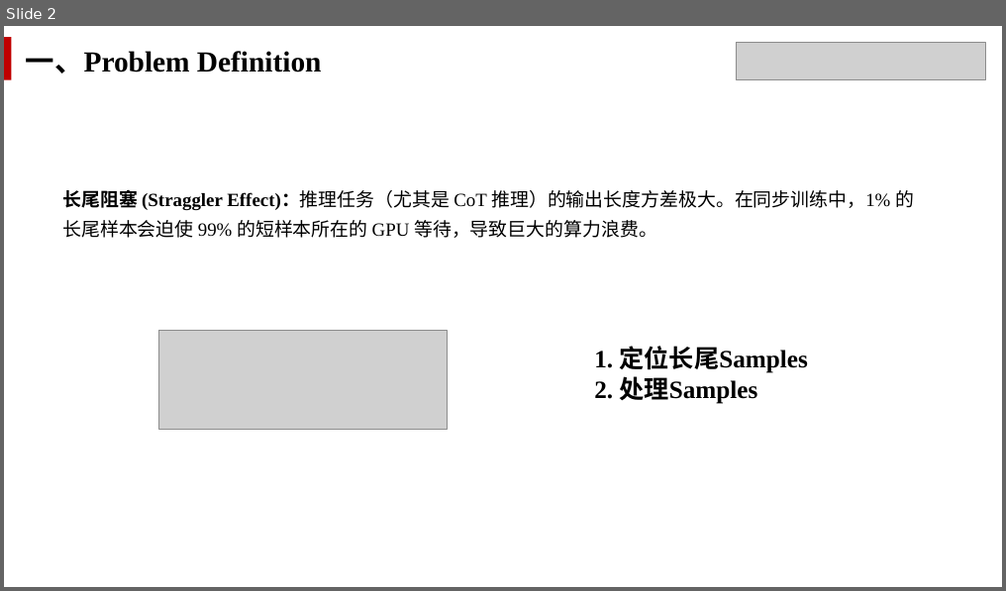
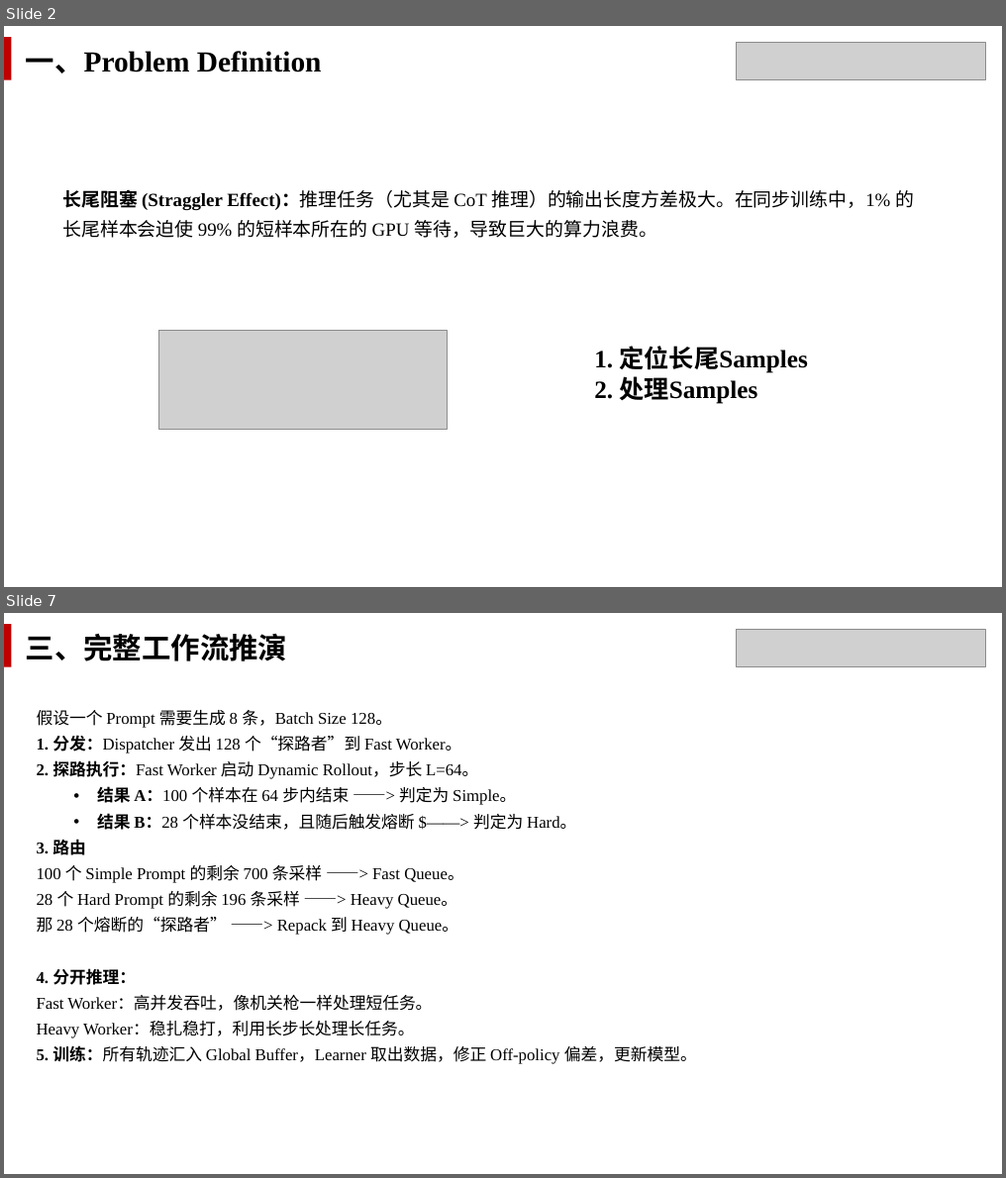
Before and after one commit to Watsontao/mindrlhf, a slide deck: 方案/组内分享.pptx. Shown one above the other, each under a label of ours: slide 2 before the commit, slides 2 and 7 after it; the slides between them are not shown. The pictures are 1006x591 and 1006x1178 pixels, drawn with LibreOffice and Linux fonts; fonts in the diff are those of the drawing; grey boxes stand for pictures. Boxes give left, top, right and bottom in pixels: in the first picture for what was removed or moved away, otherwise in the second. Text is boxed around its words. In the diff, an @@ line names an element or a change of style, - is before the commit and + after.

```diff
--- a/方案/组内分享.pptx
+++ b/方案/组内分享.pptx
@@ slide 7 added at <box>4,613,1002,1174</box>, background #FFFFFF @@
@@ rectangle added at <box>4,624,12,667</box>, fill #C00000 @@
@@ text added at <box>26,634,287,662</box>, 28 pt, text #000000, bold @@
+三、完整工作流推演
@@ picture added at <box>737,629,985,666</box> @@
@@ text added at <box>37,710,697,1064</box>, 16 pt, text #000000 @@
+假设一个 Prompt 需要生成 8 条，Batch Size 128。
+1. 分发：Dispatcher 发出 128 个“探路者”到 Fast Worker。
+2. 探路执行：Fast Worker 启动 Dynamic Rollout，步长 L=64。
+  • 结果 A：100 个样本在 64 步内结束 ——> 判定为 Simple。
+  • 结果 B：28 个样本没结束，且随后触发熔断 $——> 判定为 Hard。
+3. 路由
+100 个 Simple Prompt 的剩余 700 条采样 ——> Fast Queue。
+28 个 Hard Prompt 的剩余 196 条采样 ——> Heavy Queue。
+那 28 个熔断的“探路者” ——> Repack 到 Heavy Queue。
+4. 分开推理：
+Fast Worker：高并发吞吐，像机关枪一样处理短任务。
+Heavy Worker：稳扎稳打，利用长步长处理长任务。
+5. 训练：所有轨迹汇入 Global Buffer，Learner 取出数据，修正 Off-policy 偏差，更新模型。
```
Also in this commit, not shown: 4 slides changed, 2 other slides added, 3 slides removed, 1 other file.
